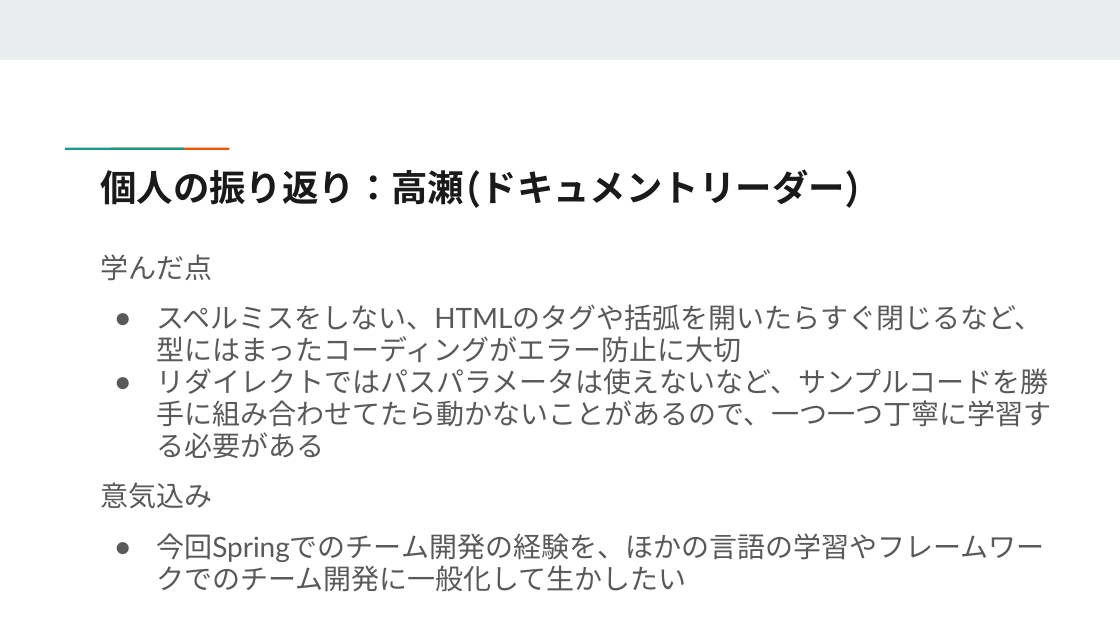
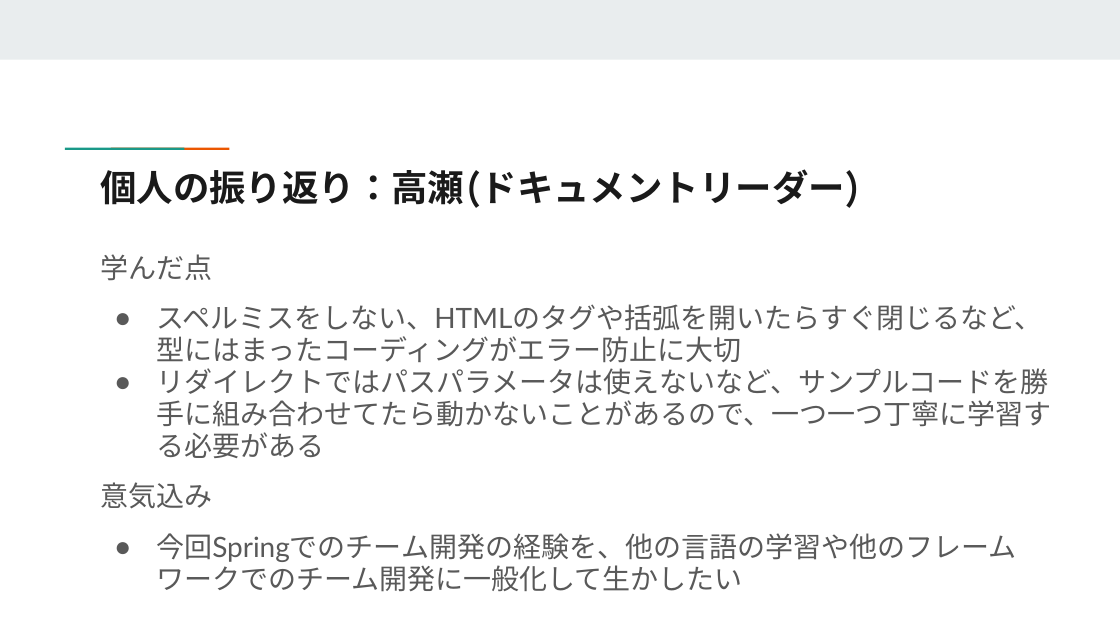
Before and after one commit to reskill-java-2024-nomura/Nomcnc, a slide deck: slide 10 of document/成果発表会資料.pptx (slide 9 before the commit). Drawn at 1120x630 pixels with LibreOffice and Linux fonts; fonts in the diff are those of the drawing. Boxes give left, top, right and bottom in pixels: in the first picture for what was removed or moved away, otherwise in the second. Text is boxed around its words. In the diff, an @@ line names an element or a change of style, - is before the commit and + after.

```diff
--- a/document/成果発表会資料.pptx
+++ b/document/成果発表会資料.pptx
@@ text at [156, 533, 1016, 592]: text changed @@
-● 今回Springでのチーム開発の経験を、ほかの言語の学習やフレームワークでのチーム開発に一般化して生かしたい
+● 今回Springでのチーム開発の経験を、他の言語の学習や他のフレームワークでのチーム開発に一般化して生かしたい
```
Also in this commit, not shown: 5 other slides changed, 1 slide added.
